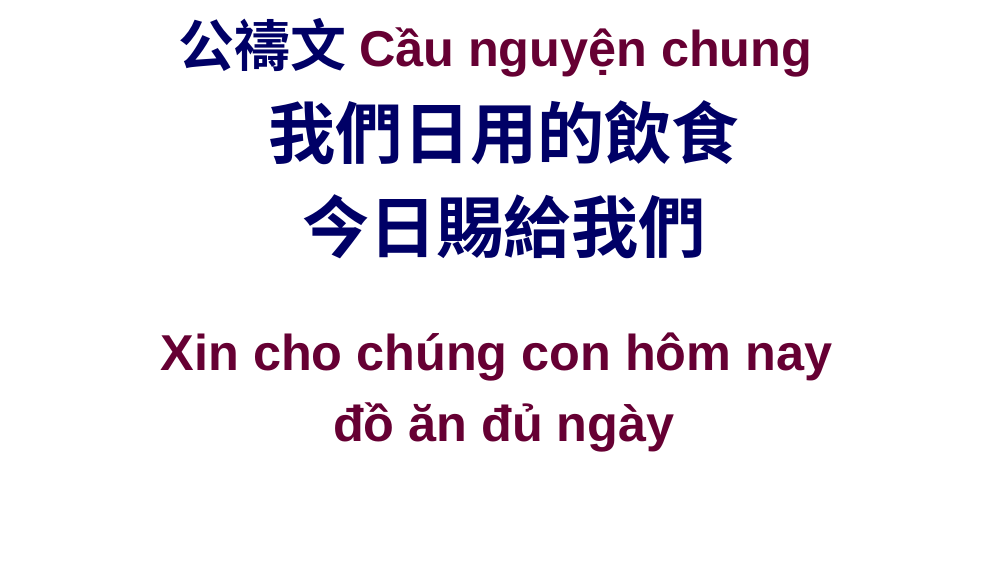
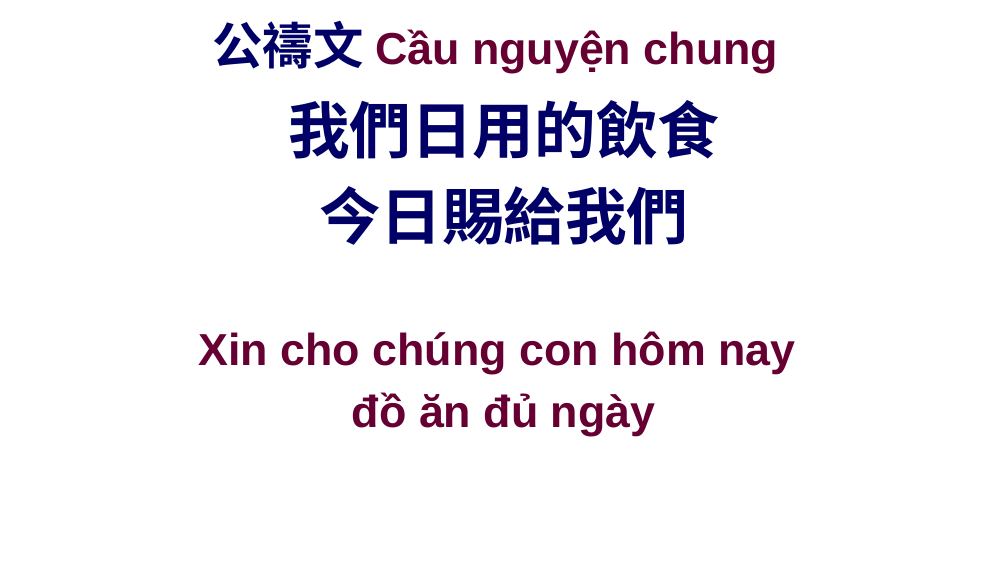
Before and after one commit to batisuoc/other-ppts, a slide deck: slide 22 of 聯合崇拜流程.pptx. Drawn at 1008x567 pixels with LibreOffice and Linux fonts; fonts in the diff are those of the drawing; background and template pictures are left out. Boxes give left, top, right and bottom in pixels: in the first picture for what was removed or moved away, otherwise in the second. Text is boxed around its words. In the diff, an @@ line names an element or a change of style, - is before the commit and + after.

```diff
--- a/聯合崇拜流程.pptx
+++ b/聯合崇拜流程.pptx
@@ title "公禱文 Cầu nguyện chung" at [212, 21, 778, 73]: size 40 to 36 pt in "公禱文"; size 36 to 32 pt in "Cầu nguyện chung" @@
@@ text "我們日用的飲食" at [288, 100, 719, 245]: size 48 to 44 pt @@
@@ text "Xin cho chúng con hôm ..." at [199, 331, 795, 436]: size 36 to 32 pt @@
```
Also in this commit, not shown: 9 other slides changed.
